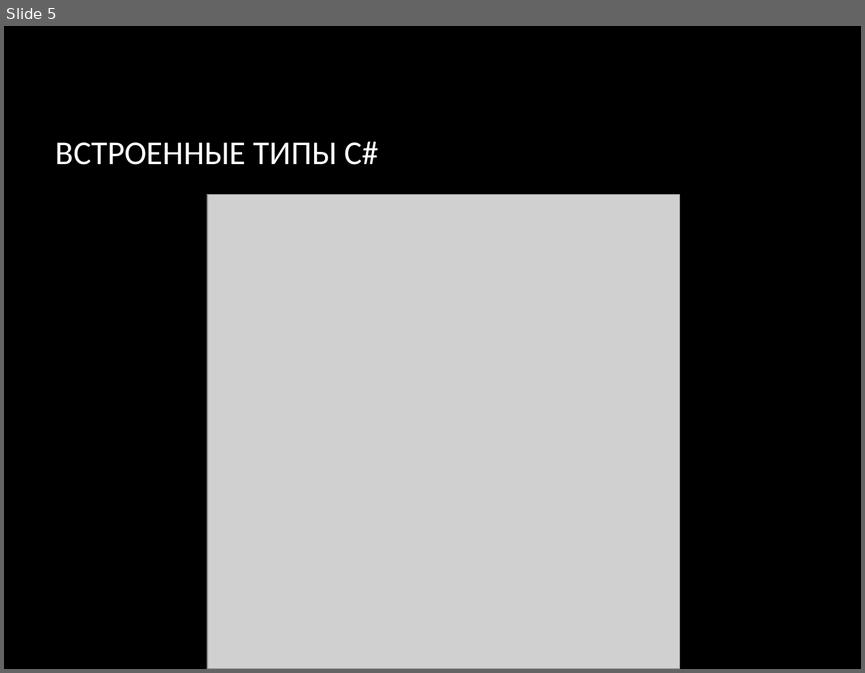
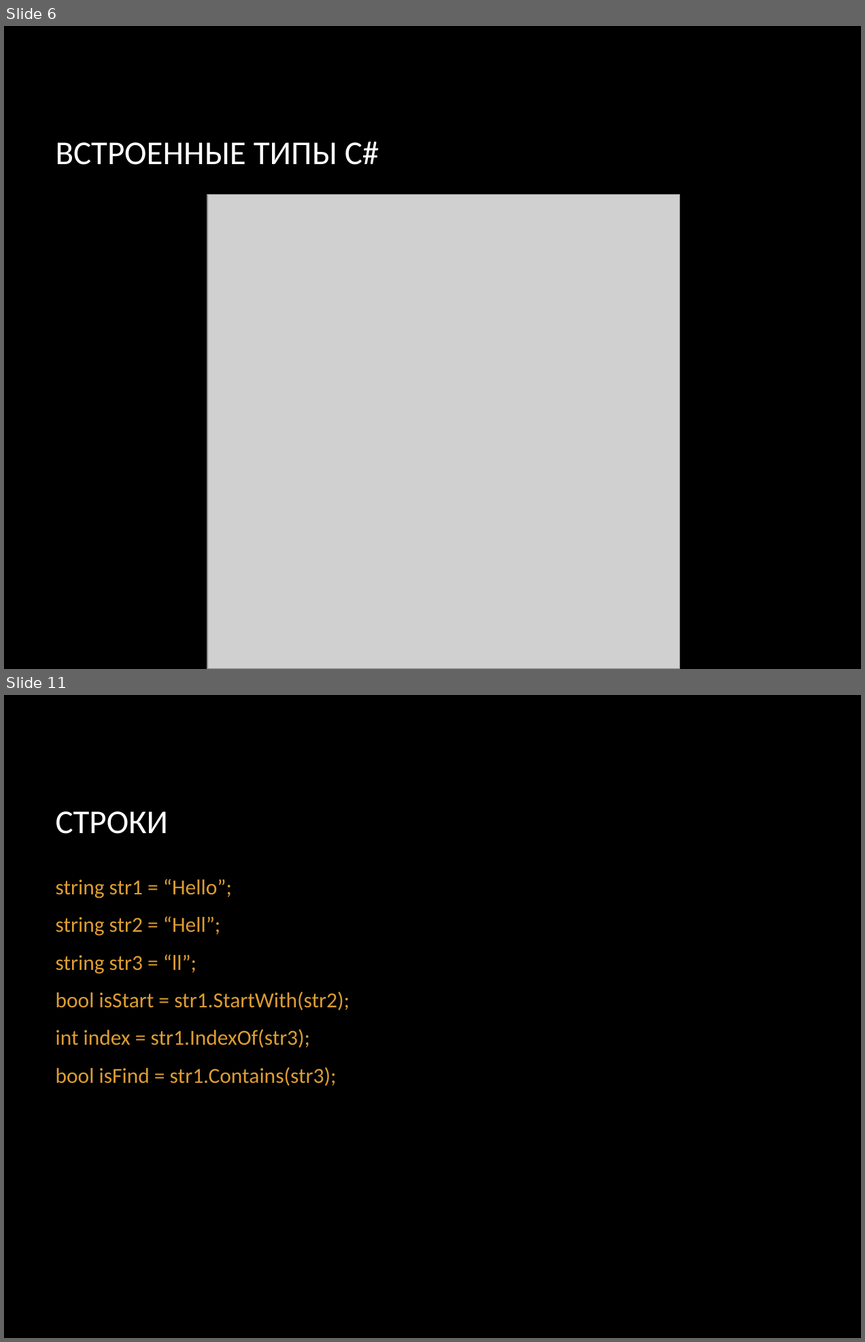
Before and after one commit to SunJohnson/Study, a slide deck: College/OP_09/2022-2/lectures/Лекция 2 Основы C#.pptx. Shown one above the other, each under a label of ours: slide 5 before the commit, slides 6 and 11 after it; the slides between them are not shown. The pictures are 865x673 and 865x1342 pixels, drawn with LibreOffice and Linux fonts; fonts in the diff are those of the drawing; grey boxes stand for pictures; background and template pictures are left out. Boxes give left, top, right and bottom in pixels: in the first picture for what was removed or moved away, otherwise in the second. Text is boxed around its words. In the diff, an @@ line names an element or a change of style, - is before the commit and + after.

```diff
--- a/College/OP_09/2022-2/lectures/Лекция 2 Основы C#.pptx
+++ b/College/OP_09/2022-2/lectures/Лекция 2 Основы C#.pptx
@@ slide 11 added at [4, 695, 861, 1338], background picture (left out) @@
@@ title added at [56, 811, 169, 834], 28 pt, text #FFFFFF @@
+СТРОКИ
@@ text added at [56, 879, 349, 1085], 18 pt, text #DD9D31 @@
+string str1 = “Hello”;
+string str2 = “Hell”;
+string str3 = “ll”;
+bool isStart = str1.StartWith(str2);
+int index = str1.IndexOf(str3);
+bool isFind = str1.Contains(str3);
@@ what was slide 5 is now slide 6 @@
```
Also in this commit, not shown: 8 slides changed, 12 other slides added, 6 slides removed.
